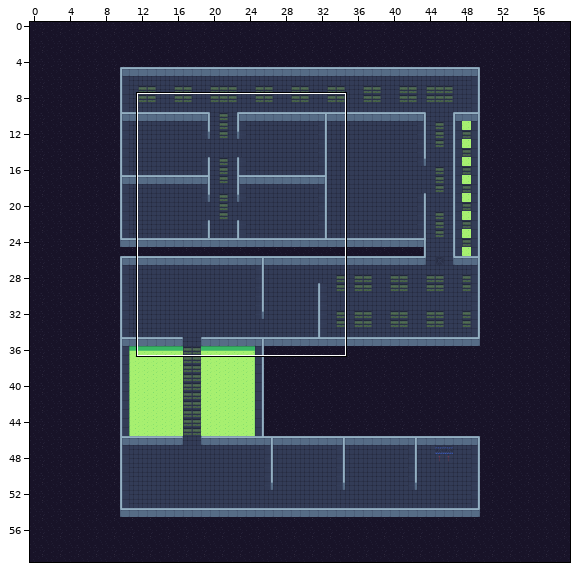
Two states of a Tiled map, public/assets/map/level_1.tmx. Above, an overview of the earlier version with the close-up marked.
Close-up. Earlier state:
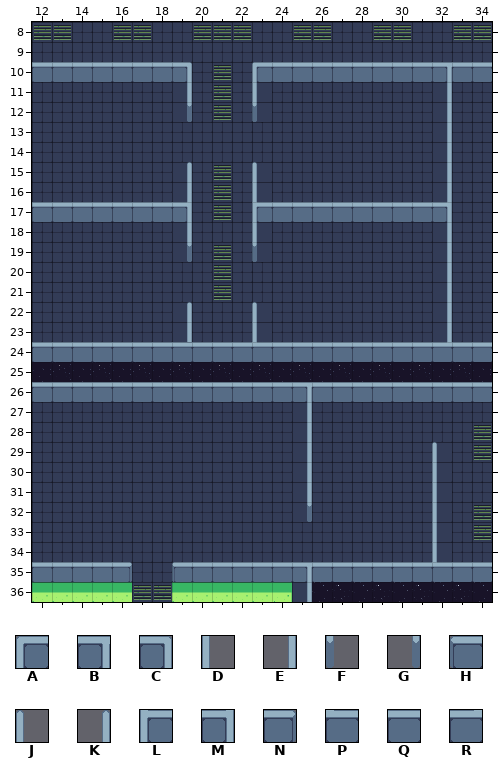
Cells are 32x32 px. Shown: x 12..34, y 8..36. The commit also changed other parts of the map, which this record leaves out.
Key: from "tileset x1": A 2, B 6, C 8, D 75, E 83, F 112, G 120, H 123, J 149, K 157, L 223, M 231, N 273, P 374, Q 375, R 376.
_ is an empty cell.
Layers that did not change in this view are not listed.
Layer "UI/Walls" before, first column x 12:
 8 _______________________
 9 _______________________
10 QQQQQQQC___AQQQQQQQQBQQ
11 _______E___D________E__
12 _______G___F________E__
13 ____________________E__
14 ____________________E__
15 _______K___J________E__
16 _______E___D________E__
17 QQQQQQQM___LQQQQQQQQM__
18 _______E___D________E__
19 _______G___F________E__
20 ____________________E__
21 ____________________E__
22 _______K___J________E__
23 _______E___D________E__
24 QQQQQQQQQQQPQQQQQQQQRQQ
25 _______________________
26 QQQQQQQQQQQQQBQQQQQQQQQ
27 _____________E_________
28 _____________E_________
29 _____________E______J__
30 _____________E______D__
31 _____________E______D__
32 _____________G______D__
33 ____________________D__
34 ____________________D__
35 QQQQN__HQQQQQBQQQQQQPQQ
36 _____________E_________
And afterwards:
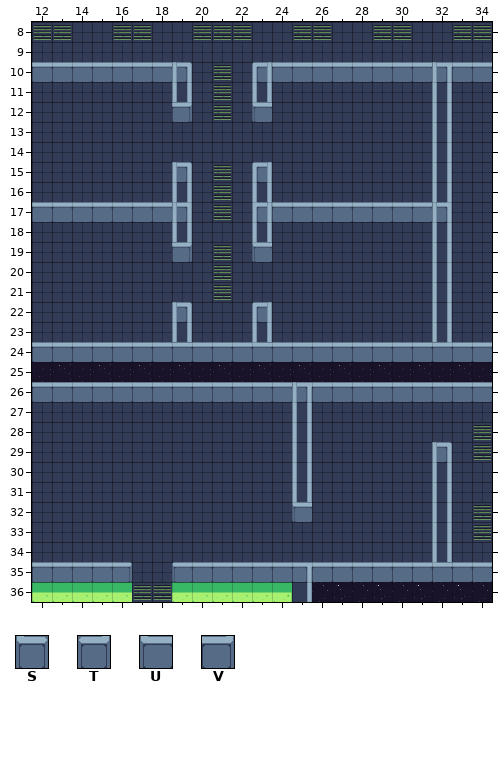
Further tiles: from "tileset x1": S 41, T 43, U 78, V 378.
Tiles of an added or newly shown layer are drawn over the layers below it.
From old to new:
Layer "UI/Walls":
The author changed tile J to tile A in row 15 at x 23; in row 22 at x 23.
The author changed tile J to tile C in row 29 at x 32.
The author changed tile K to tile C in row 15 at x 19; in row 22 at x 19.
The author changed tile F to tile S in row 19 at x 23.
The author changed tile G to tile T in row 19 at x 19.
The author changed tile F to tile U in row 12 at x 23.
The author changed tile G to tile U in row 32 at x 25.
Layer "UI/Walls 2" (added):
Tile D now appears in rows 10 to 11 at x 19 and 32; in rows 12 to 14 at x 32; in rows 15 to 18 at x 19 and 32; in rows 19 to 21 at x 32; in rows 22 to 23 at x 19 and 32; in rows 26 to 28 at x 25.
Tile D now appears in row 29 at x 25 and 32; in rows 30 to 31 at x 25.
Tile E now appears in rows 10 to 11 at x 23; in rows 15 to 18 at x 23; in rows 22 to 23 at x 23; in rows 30 to 34 at x 32.
Tile U now appears in row 19 at x 23.
Tile V now appears in row 12 at x 19; in row 19 at x 19.
